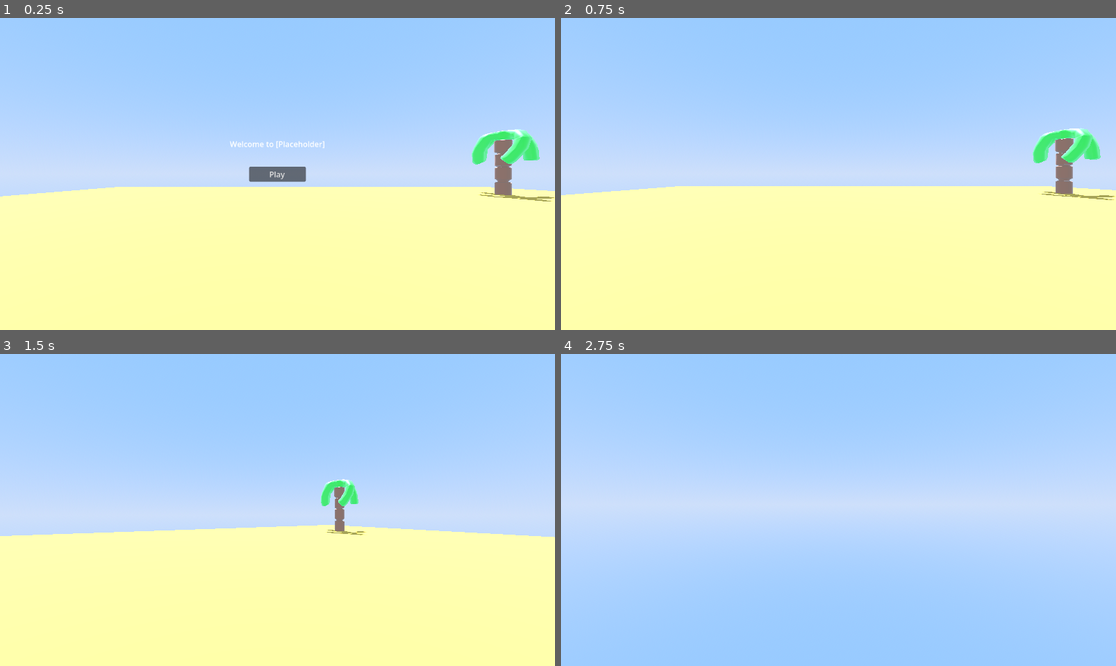
Above: before the commit, frames 1-4 (two rows, left to right).
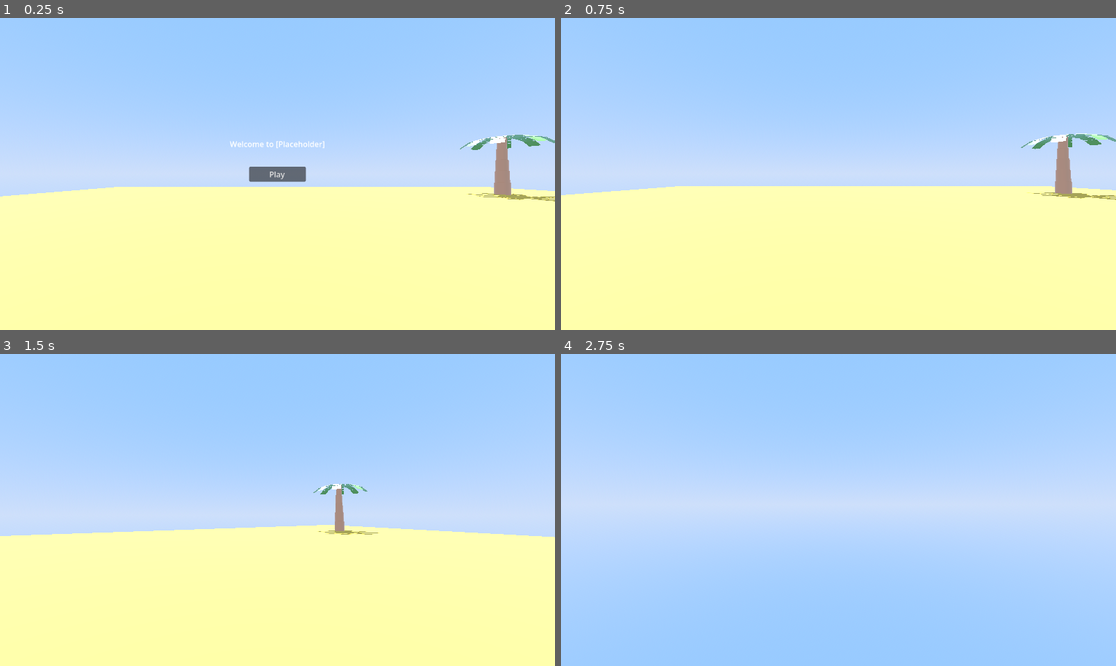
Above: after the commit, the same moments.

Repository: DabPlayZ1/Placeholder
Game: Godot game, scene res://mains.tscn
Two runs of this game, one before a commit and one after it. Both use one fixed random seed, a clock stepped at 60 frames per second and the inputs below.
Inputs (mouse positions are in pixels of both pictures, inside the frame that each line leads up to):
- Up to frame 1 (0.25 s): no input
- Up to frame 2 (0.75 s): click "Play" at 0.5 s
- Up to frame 3 (1.5 s): tap Enter at 1.25 s; move the mouse to (305, 510) at 1.27 s; hold W (Forward) from 1.28 s (still down); tap Shift (Sprint) at 1.35 s
- Up to frame 4 (2.75 s): keep holding W (Forward); tap Space (Jump) at 1.52, 2.27 s; move the mouse to (810, 510) at 2.02 s; tap Shift (Sprint) at 2.1 s

The runs differ from the first frame. In frame 1, 1.5% of the frame differs, in the area x 20-100%, y 35-59%; in frame 2, 1.5%; in frame 3, 0.7%; in frame 4, nothing differs.

Commit message:
new palm tree

Diff:
--- a/character.tscn
+++ b/character.tscn
@@ -18,4 +18,4 @@
 
 [node name="camera" type="Camera3D" parent="MeshInstance3D" unique_id=1257776516]
 unique_name_in_owner = true
-transform = Transform3D(1.4285715, 0, 0, 0, 1.4285715, 0, 0, 0, 1.4285715, 0, 0.42786172, -0.53331035)
+transform = Transform3D(1.4285715, 0, 0, 0, 1.4285715, 0, 0, 0, 1.4285715, 0, 0.42786172, -0.48999387)
--- a/mains.tscn
+++ b/mains.tscn
@@ -1,9 +1,9 @@
 [gd_scene format=3 uid="uid://s635ttbsk5i5"]
 
 [ext_resource type="PackedScene" uid="uid://j2ijrf0m6ov2" path="res://character.tscn" id="1_7xr7w"]
-[ext_resource type="PackedScene" uid="uid://cwuy57mgibuga" path="res://palmtree.glb" id="1_k6qg0"]
 [ext_resource type="Script" uid="uid://dtogkrx1msjug" path="res://gamestart.gd" id="2_7xr7w"]
 [ext_resource type="Script" uid="uid://bsf3rkc3x5ace" path="res://character.gd" id="2_dpg81"]
+[ext_resource type="PackedScene" uid="uid://dh3cnvaogl4h0" path="res://newpalmtree.glb" id="4_k6qg0"]
 
 [sub_resource type="ProceduralSkyMaterial" id="ProceduralSkyMaterial_7xr7w"]
 sky_top_color = Color(0.41801074, 0.60166144, 0.9538794, 1)
@@ -24,8 +24,8 @@
 tonemap_mode = 2
 
 [sub_resource type="CylinderShape3D" id="CylinderShape3D_k6qg0"]
-height = 10.754364
-radius = 1.0151367
+height = 10.659025
+radius = 1.0576172
 
 [sub_resource type="StandardMaterial3D" id="StandardMaterial3D_qdmao"]
 albedo_color = Color(0.8273717, 0.6245165, 0.23821166, 1)
@@ -80,15 +80,14 @@
 script = ExtResource("2_7xr7w")
 
 [node name="PalmTree" type="StaticBody3D" parent="." unique_id=341859513]
-transform = Transform3D(0.3, 0, 0, 0, 0.3, 0, 0, 0, 0.3, 9.636001, -0.09716466, -8.8550415)
+transform = Transform3D(0.3, 0, 0, 0, 0.3, 0, 0, 0, 0.3, 9.636001, 0.5045931, -8.8550415)
 metadata/_edit_group_ = true
 
-[node name="palmtree" parent="PalmTree" unique_id=1898941854 instance=ExtResource("1_k6qg0")]
-transform = Transform3D(1, 0, 0, 0, 1, 0, 0, 0, 1, 0, 1.4648829, 0)
+[node name="CollisionShape3D" type="CollisionShape3D" parent="PalmTree" unique_id=635261270]
+transform = Transform3D(0.9994642, 0.031722557, -0.008003731, -0.030862834, 0.9953628, 0.09109852, 0.010856499, -0.09080273, 0.995809, 0.38641357, 2.816174, -0.35328674)
+shape = SubResource("CylinderShape3D_k6qg0")
 
-[node name="CollisionShape3D" type="CollisionShape3D" parent="PalmTree" unique_id=635261270]
-transform = Transform3D(0.99999976, 0, 0, 0, 0.99999976, 0, 0, 0, 0.99999976, 0, 5.8054094, 0)
-shape = SubResource("CylinderShape3D_k6qg0")
+[node name="newpalmtree" parent="PalmTree" unique_id=1546416993 instance=ExtResource("4_k6qg0")]
 
 [node name="Ground" type="StaticBody3D" parent="." unique_id=1970275955]
 transform = Transform3D(30, 0, 0, 0, 0.1, 0, 0, 0, 30, 0, 0, 0)
Binary file added: newpalmtree.glb
Not shown, changed: newpalmtree.glb.import
Renamed: palmtree_colorpallette.png -> newpalmtree_colorpallette.png
Not shown, changed: newpalmtree_colorpallette.png.import
Binary file removed: palmtree.glb
